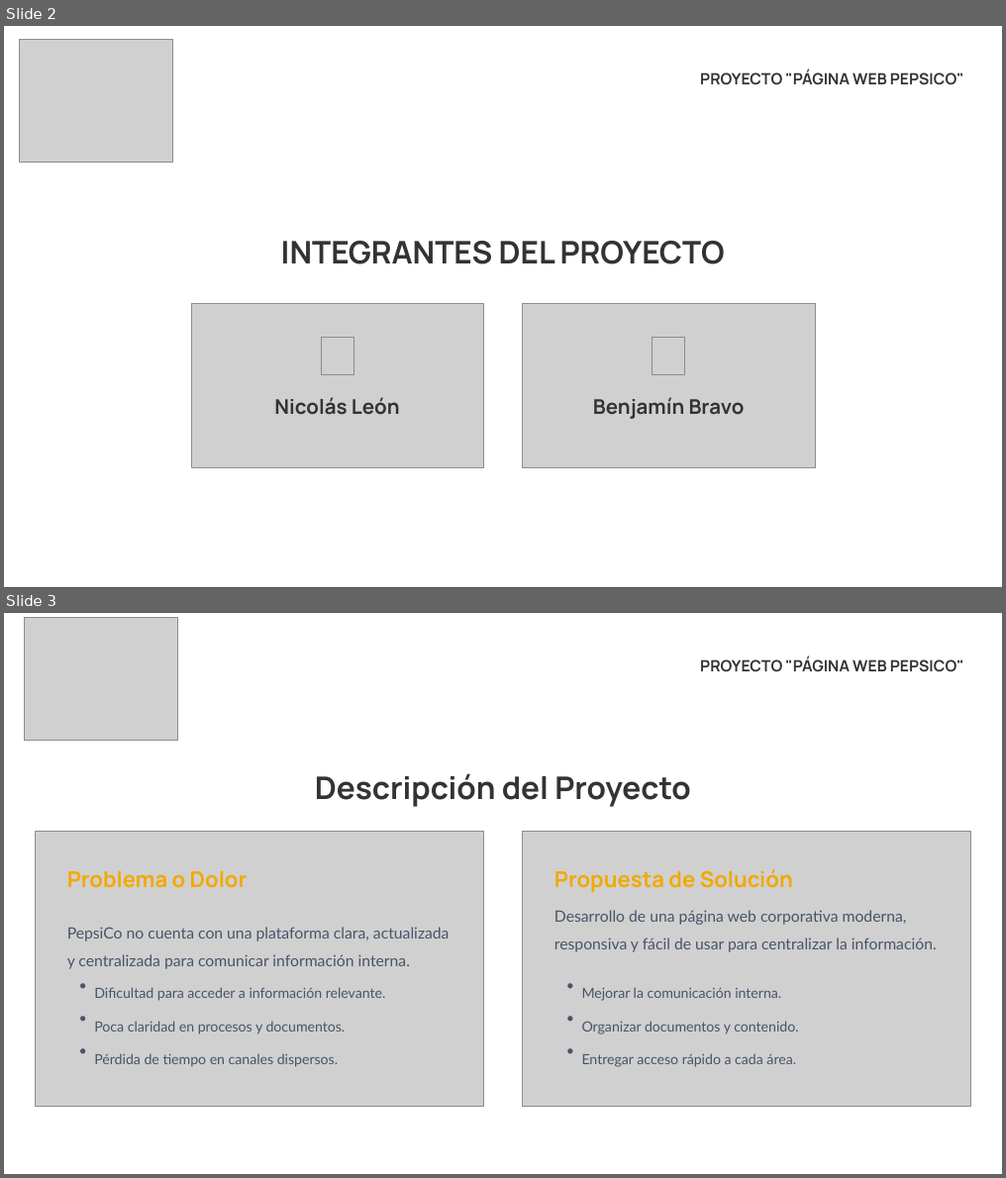
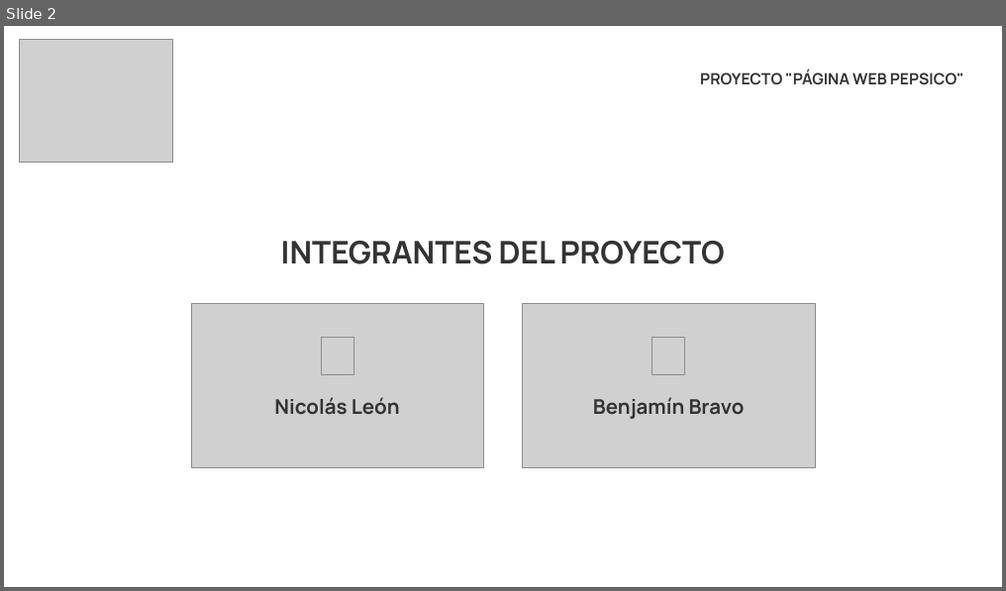
Before and after one commit to benbravo23/Capstone, a slide deck: Fase 3/Evidencias Grupales/Presentacion_Final_Del_Proyecto.pptx. Shown one above the other, each under a label of ours: slides 2 and 3 before the commit, slide 2 after it. The pictures are 1006x1178 and 1006x591 pixels, drawn with LibreOffice and Linux fonts; fonts in the diff are those of the drawing; grey boxes stand for pictures. Boxes give left, top, right and bottom in pixels: in the first picture for what was removed or moved away, otherwise in the second. Text is boxed around its words. In the diff, an @@ line names an element or a change of style, - is before the commit and + after.

```diff
--- a/Fase 3/Evidencias Grupales/Presentacion_Final_Del_Proyecto.pptx
+++ b/Fase 3/Evidencias Grupales/Presentacion_Final_Del_Proyecto.pptx
@@ slide 3 removed at box(4, 613, 1002, 1174), background #FFFFFF @@
@@ picture removed at box(25, 617, 178, 740) @@
@@ text removed at box(700, 657, 964, 672) @@
-PROYECTO "PÁGINA WEB PEPSICO"
@@ text removed at box(315, 773, 690, 807) @@
-Descripción del Proyecto
@@ picture removed at box(36, 831, 484, 1107) @@
@@ picture removed at box(523, 831, 971, 1107) @@
@@ text removed at box(67, 870, 248, 888) @@
-Problema o Dolor
@@ text removed at box(554, 869, 793, 893) @@
-Propuesta de Solución
@@ text removed at box(67, 927, 450, 969) @@
-PepsiCo no cuenta con una plataforma clara, actualizada y centralizada para comunicar información interna.
@@ text removed at box(554, 910, 937, 953) @@
-Desarrollo de una página web corporativa moderna, responsiva y fácil de usar para centralizar la información.
@@ text removed at box(79, 977, 86, 998) @@
-•
@@ text removed at box(94, 987, 386, 1001) @@
-Dificultad para acceder a información relevante.
@@ text removed at box(566, 977, 573, 998) @@
-•
@@ text removed at box(582, 987, 781, 1001) @@
-Mejorar la comunicación interna.
@@ text removed at box(79, 1010, 86, 1031) @@
-•
@@ text removed at box(94, 1021, 346, 1035) @@
-Poca claridad en procesos y documentos.
@@ text removed at box(566, 1010, 573, 1031) @@
-•
@@ text removed at box(582, 1021, 798, 1035) @@
-Organizar documentos y contenido.
@@ text removed at box(79, 1042, 86, 1062) @@
-•
@@ text removed at box(94, 1054, 338, 1067) @@
-Pérdida de tiempo en canales dispersos.
@@ text removed at box(566, 1042, 573, 1062) @@
-•
@@ text removed at box(582, 1054, 796, 1067) @@
-Entregar acceso rápido a cada área.
```
Also in this commit, not shown: 5 slides changed, 2 slides added, 8 other slides removed.
